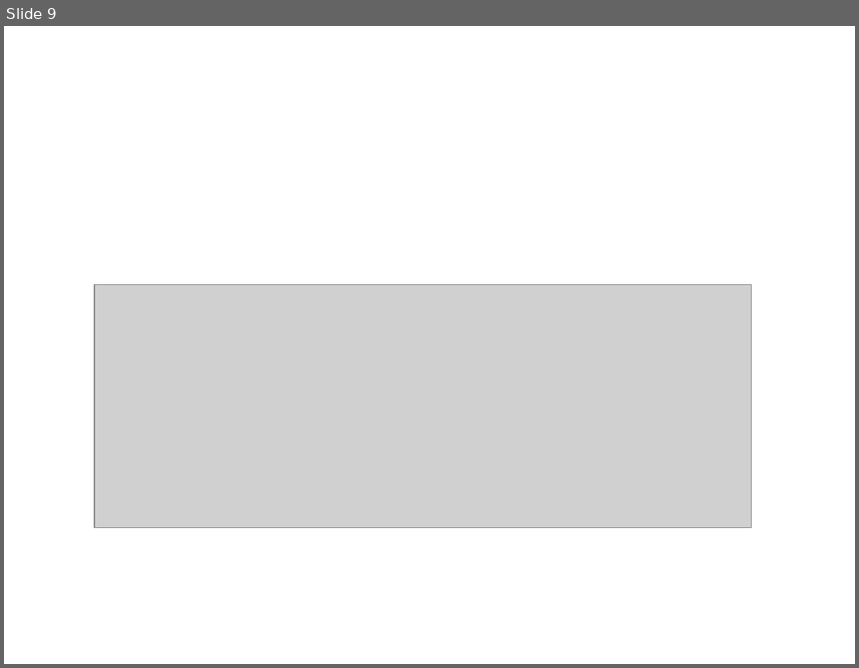
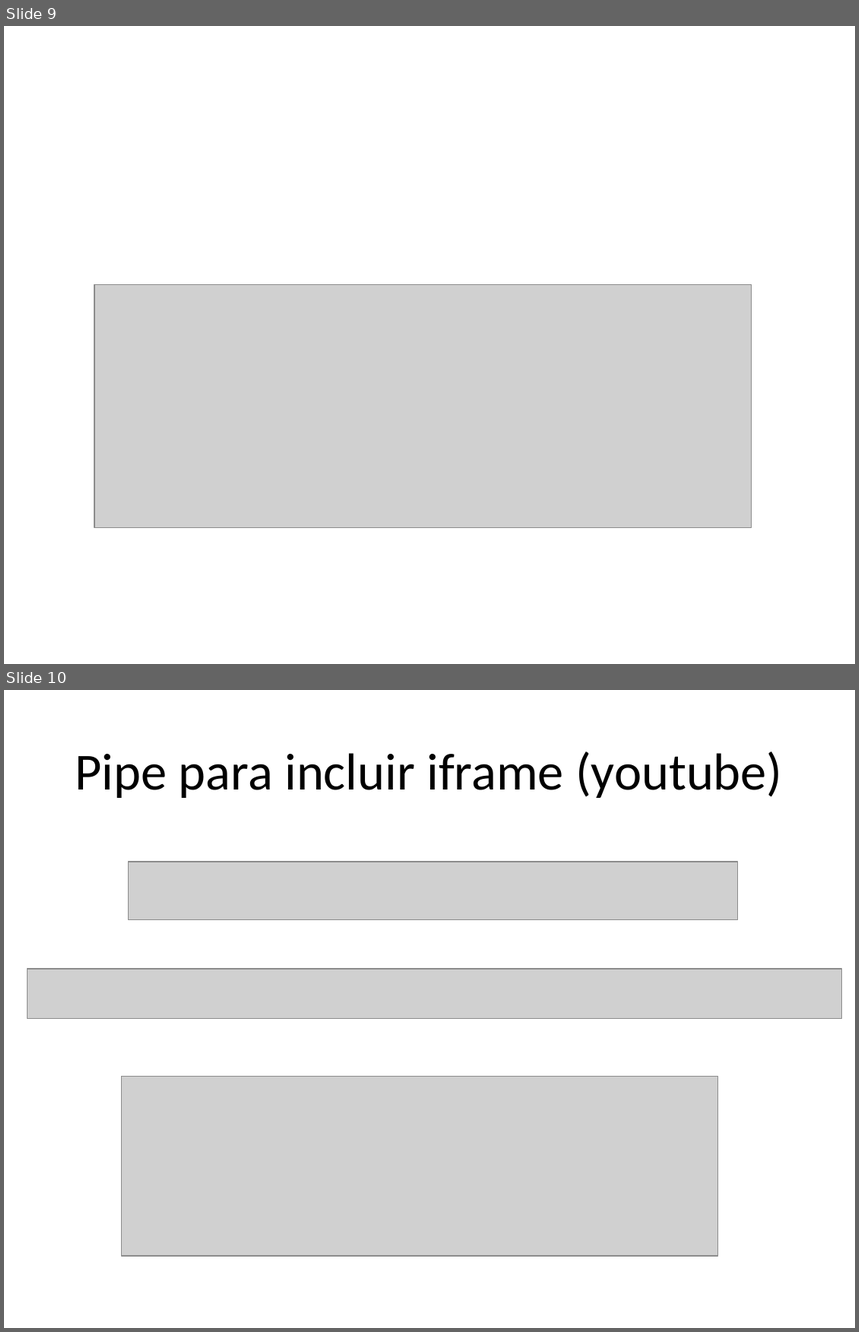
Before and after one commit to cristiandlr/angular-tainings, a slide deck: apuntes/3Pipes.pptx. Shown one above the other, each under a label of ours: slide 9 before the commit, slides 9 and 10 after it. The pictures are 859x668 and 859x1332 pixels, drawn with LibreOffice and Linux fonts; fonts in the diff are those of the drawing; grey boxes stand for pictures. Boxes give left, top, right and bottom in pixels: in the first picture for what was removed or moved away, otherwise in the second. Text is boxed around its words. In the diff, an @@ line names an element or a change of style, - is before the commit and + after.

```diff
--- a/apuntes/3Pipes.pptx
+++ b/apuntes/3Pipes.pptx
@@ slide 10 added at (x1=4, y1=690, x2=855, y2=1328), background #FFFFFF @@
@@ title added at (x1=75, y1=752, x2=782, y2=798), 44 pt, text #000000 @@
+Pipe para incluir iframe (youtube)
@@ picture added at (x1=129, y1=862, x2=739, y2=921) @@
@@ picture added at (x1=28, y1=969, x2=842, y2=1018) @@
@@ picture added at (x1=122, y1=1076, x2=718, y2=1256) @@
```
Also in this commit, not shown: 1 other slide added, 1 other file.
